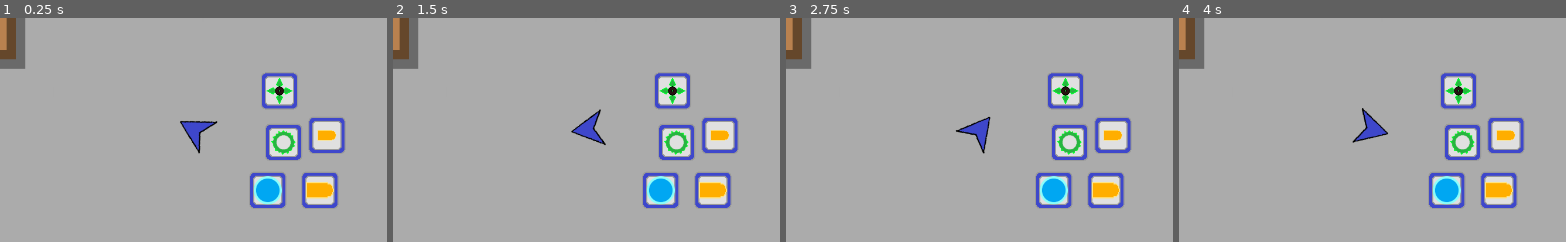
Above: before the commit, frames 1-4 (left to right).
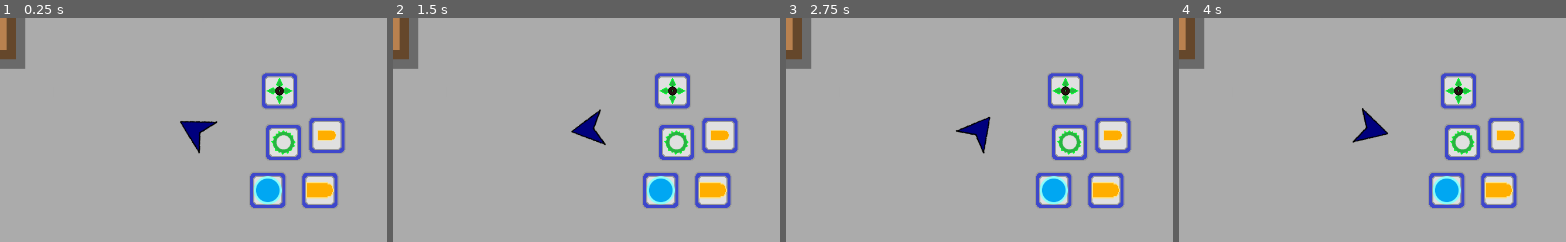
Above: after the commit, the same moments.

Repository: afkpuezo/blinkshooter
Game: Godot game, scene res://scenes/demos/demo.tscn
Two runs of this game, one before a commit and one after it. Both use one fixed random seed, a clock stepped at 60 frames per second and the inputs below.
Inputs (mouse positions are % of the whole screen's width and height, from its top left):
- Up to frame 1 (0.25 s): no input
- Up to frame 2 (1.5 s): tap Enter at 0.5 s; move the mouse to (71, 45) at 0.52 s; click (71, 45) at 0.6 s; tap Space at 1.25 s; move the mouse to (28, 55) at 1.27 s; click (28, 55) at 1.35 s
- Up to frame 3 (2.75 s): tap Enter at 2 s; move the mouse to (59, 28) at 2.02 s; click (59, 28) at 2.1 s
- Up to frame 4 (4 s): tap Space at 2.75 s; move the mouse to (43, 70) at 2.77 s; click (43, 70) at 2.85 s; tap Enter at 3.5 s; move the mouse to (79, 65) at 3.52 s; click (79, 65) at 3.6 s
The pictures show only the part of the screen within x 23-73%, y 25-75%; the shares and areas given below are measured in that part.

The runs differ from the first frame. In frame 1, 0.4% of the frame differs, in the area x 47-56%, y 46-59%; in frame 2, 0.4%; in frame 3, 0.4%; in frame 4, 0.4%.

Commit message:
updated several sprites

Diff:
--- a/scenes/actions/weapons/small_gun/small_bullet.tscn
+++ b/scenes/actions/weapons/small_gun/small_bullet.tscn
@@ -1,6 +1,6 @@
 [gd_scene load_steps=3 format=2]
 
-[ext_resource path="res://scenes/actions/weapons/bullet/orange_bullet.png" type="Texture" id=1]
+[ext_resource path="res://scenes/actions/weapons/bullet/green_bullet.png" type="Texture" id=1]
 [ext_resource path="res://scenes/actions/weapons/bullet/bullet.tscn" type="PackedScene" id=2]
 
 [node name="SmallBullet" instance=ExtResource( 2 )]
@@ -12,6 +12,6 @@
 texture = ExtResource( 1 )
 
 [node name="ExplosionAnimator" parent="." index="6"]
-explosion_color = "orange"
+explosion_color = "green"
 explosion_size = "small"
 explosion_speed = "fast"
--- a/scenes/units/player/player.tscn
+++ b/scenes/units/player/player.tscn
@@ -3,7 +3,7 @@
 [ext_resource path="res://scenes/units/unit.tscn" type="PackedScene" id=1]
 [ext_resource path="res://scenes/units/player/player_components/player_mover.gd" type="Script" id=2]
 [ext_resource path="res://scenes/units/unit_components/combat_resource.gd" type="Script" id=3]
-[ext_resource path="res://scenes/units/player/player_character.png" type="Texture" id=4]
+[ext_resource path="res://scenes/units/player/player.png" type="Texture" id=4]
 [ext_resource path="res://scenes/units/player/player_brain.gd" type="Script" id=5]
 [ext_resource path="res://scenes/units/player/player_components/weapon_bar.gd" type="Script" id=6]
 [ext_resource path="res://scenes/units/player/player_components/action_bar.gd" type="Script" id=7]
Binary file changed: scenes/actions/weapons/bullet/green_bullet.png
Binary file changed: scenes/actions/weapons/enemy_gun/red_bullet.png
Binary file changed: scenes/effects/explosions/assets/red_explosion.png
Binary file changed: scenes/units/enemies/enemy.png
Binary file added: scenes/units/player/player.png
Not shown, changed: scenes/units/player/player.png.import
Binary file removed: scenes/units/player/player_character.png
